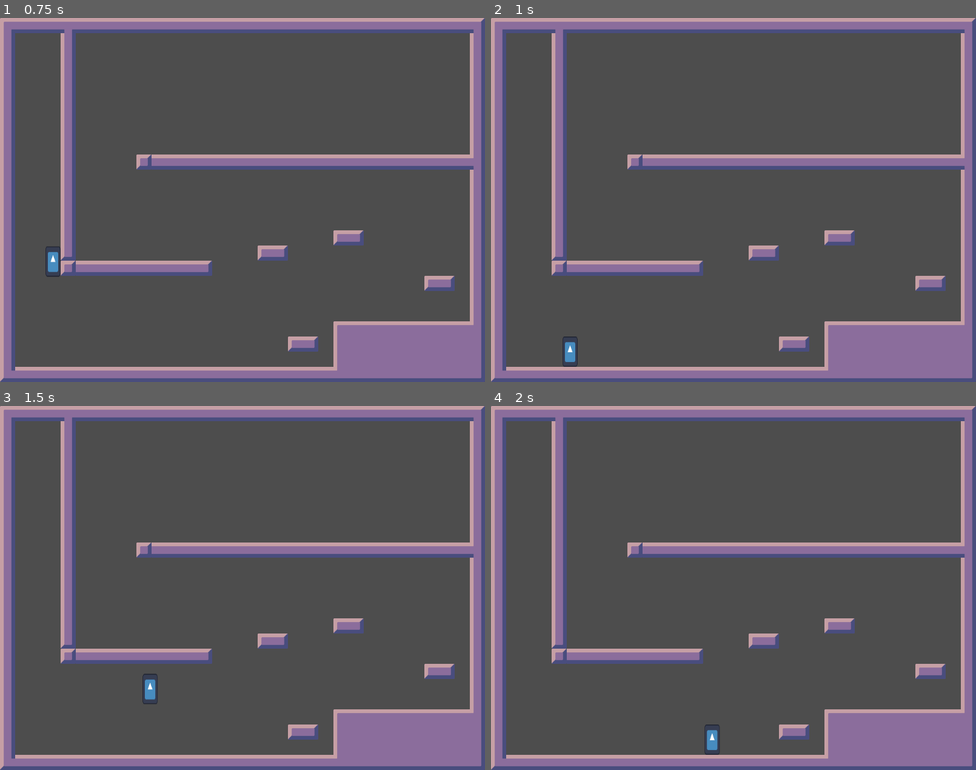
Above: before the commit, frames 1-4 (two rows, left to right).
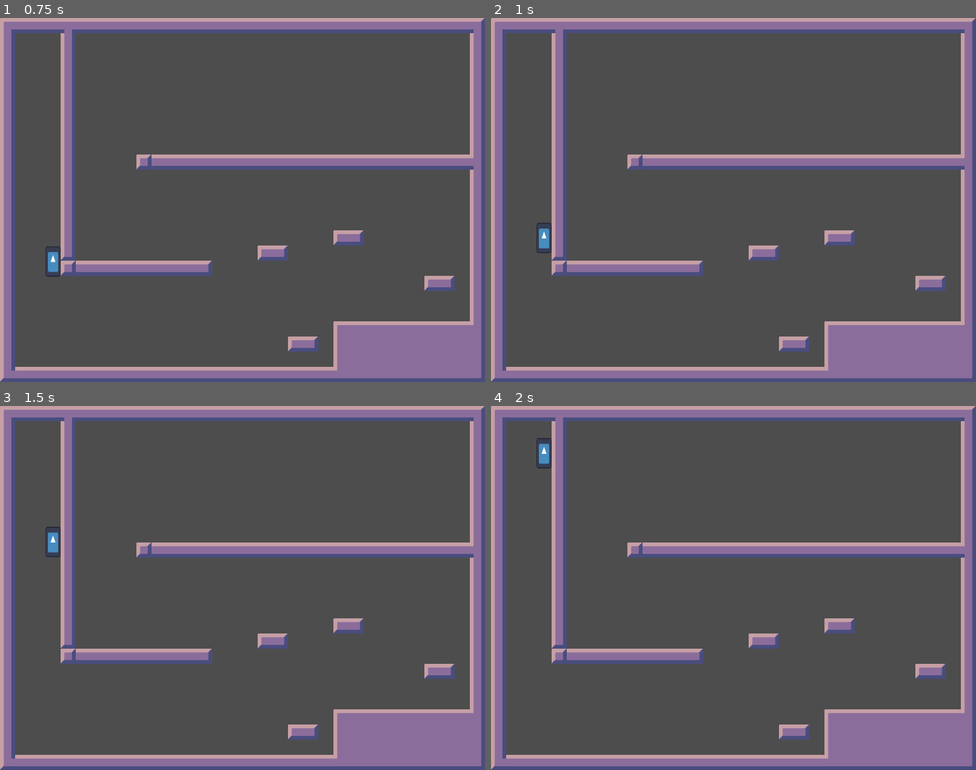
Above: after the commit, the same moments.

Repository: 3k2ng/mj160
Game: Godot game, scene res://scenes/demo.tscn
Same seed, same stepped clock (60 frames per second), same inputs: the game is played once before the commit and once after it. The project has no main scene, so this scene is started directly. The engine's default icon, where the game draws it, is replaced by a stand-in: a white triangle on a blue panel in a dark square.
Inputs:
- Up to frame 1 (0.75 s): tap Enter (ui_accept) at 0.5, 0.6 s; hold Right (ui_right) from 0.53 s (still down)
- Up to frame 2 (1 s): keep holding Right (ui_right); tap Enter (ui_accept) at 0.77 s
- Up to frame 3 (1.5 s): keep holding Right (ui_right); tap Enter (ui_accept) at 1.07, 1.35 s
- Up to frame 4 (2 s): keep holding Right (ui_right); tap Enter (ui_accept) at 1.52, 1.82 s

Frame 1 is identical in both runs. In frame 2, 0.3% of the frame differs, in the area x 9-18%, y 56-96%; in frame 3, 0.3%, in the area x 9-33%, y 33-82%; in frame 4, 0.3%.

Commit message:
Player movement

Diff:
--- a/scripts/player.gd
+++ b/scripts/player.gd
@@ -23,7 +23,7 @@
 		velocity.y += gravity * delta * gravity_scale
 
 	# Handle jump.
-	if Input.is_action_just_pressed("ui_accept") and is_on_floor():
+	if Input.is_action_just_pressed("ui_accept") and (is_on_floor() or is_on_wall()):
 		velocity.y = JUMP_VELOCITY
 
 	# Get the input direction and handle the movement/deceleration.
